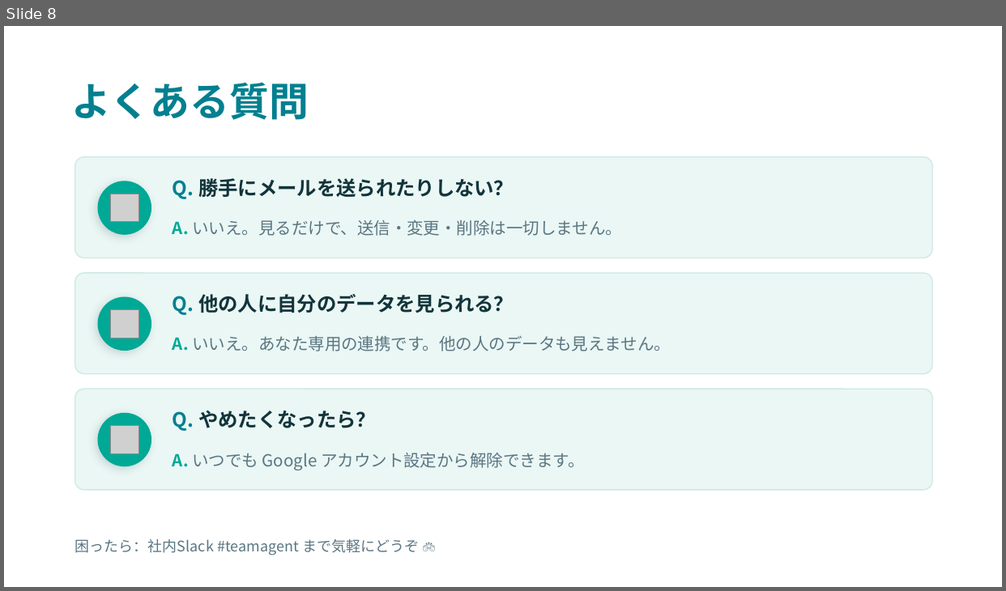
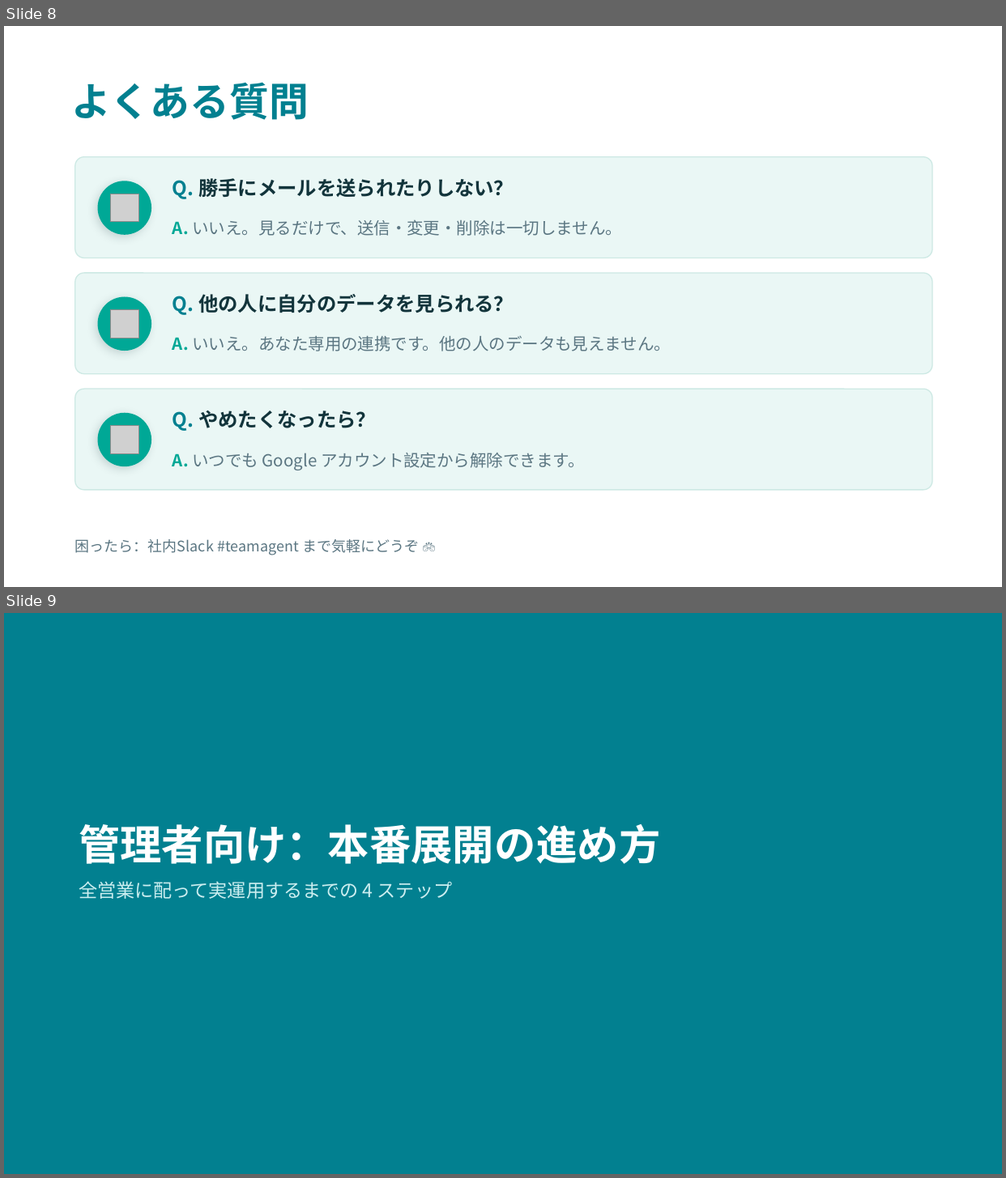
Before and after one commit to noirelumiere00/TeamAgent, a slide deck: docs/poc/salesperson_connect_guide.pptx. Shown one above the other, each under a label of ours: slide 8 before the commit, slides 8 and 9 after it. The pictures are 1006x591 and 1006x1178 pixels, drawn with LibreOffice and Linux fonts; fonts in the diff are those of the drawing; grey boxes stand for pictures. Boxes give left, top, right and bottom in pixels: in the first picture for what was removed or moved away, otherwise in the second. Text is boxed around its words. In the diff, an @@ line names an element or a change of style, - is before the commit and + after.

```diff
--- a/docs/poc/salesperson_connect_guide.pptx
+++ b/docs/poc/salesperson_connect_guide.pptx
@@ slide 9 added at bbox=[4, 613, 1002, 1174], background #028090 @@
@@ text added at bbox=[79, 824, 660, 899], 18 pt, text #CCEEF0 @@
+管理者向け：本番展開の進め方
+全営業に配って実運用するまでの 4 ステップ
```
Also in this commit, not shown: 4 other slides added.
